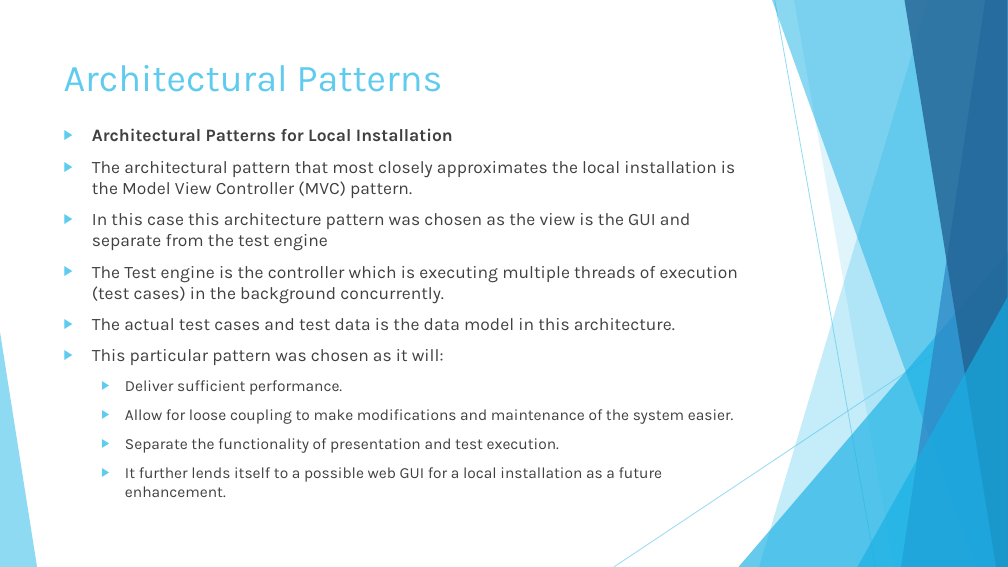
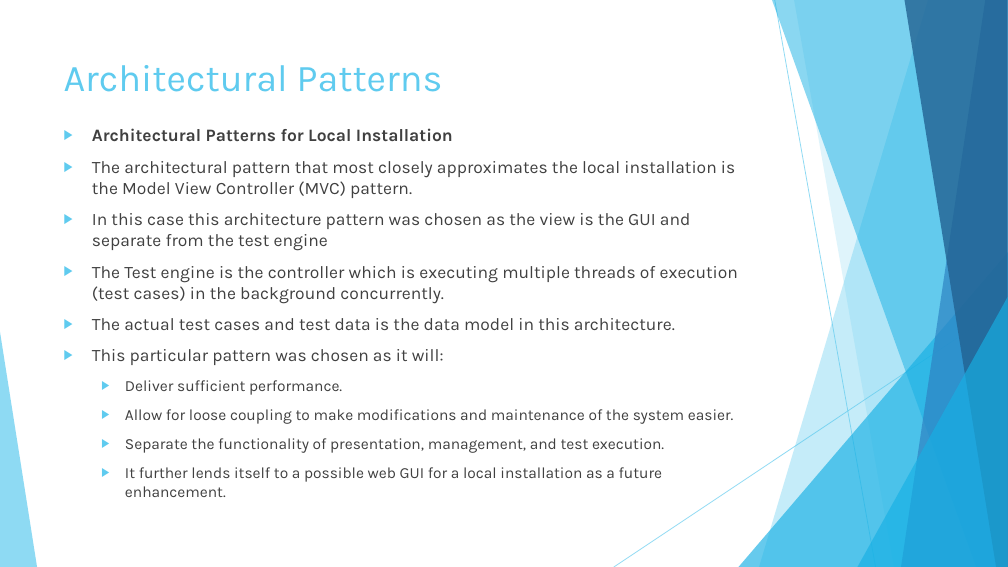
Before and after one commit to KodeFu/cse682, a slide deck: slide 34 of Test Framework Final Presentation.pptx. Drawn at 1008x567 pixels with LibreOffice and Linux fonts; fonts in the diff are those of the drawing. Boxes give left, top, right and bottom in pixels: in the first picture for what was removed or moved away, otherwise in the second. Text is boxed around its words. In the diff, an @@ line names an element or a change of style, - is before the commit and + after.

Commit message:
Update Presentation

```diff
--- a/Test Framework Final Presentation.pptx
+++ b/Test Framework Final Presentation.pptx
@@ text at <box>125,438,664,453</box>: text changed @@
-  ▶ Separate the functionality of presentation and test execution.
+  ▶ Separate the functionality of presentation, management, and test execution.
```
Also in this commit, not shown: 6 other slides changed, 2 slides added.
